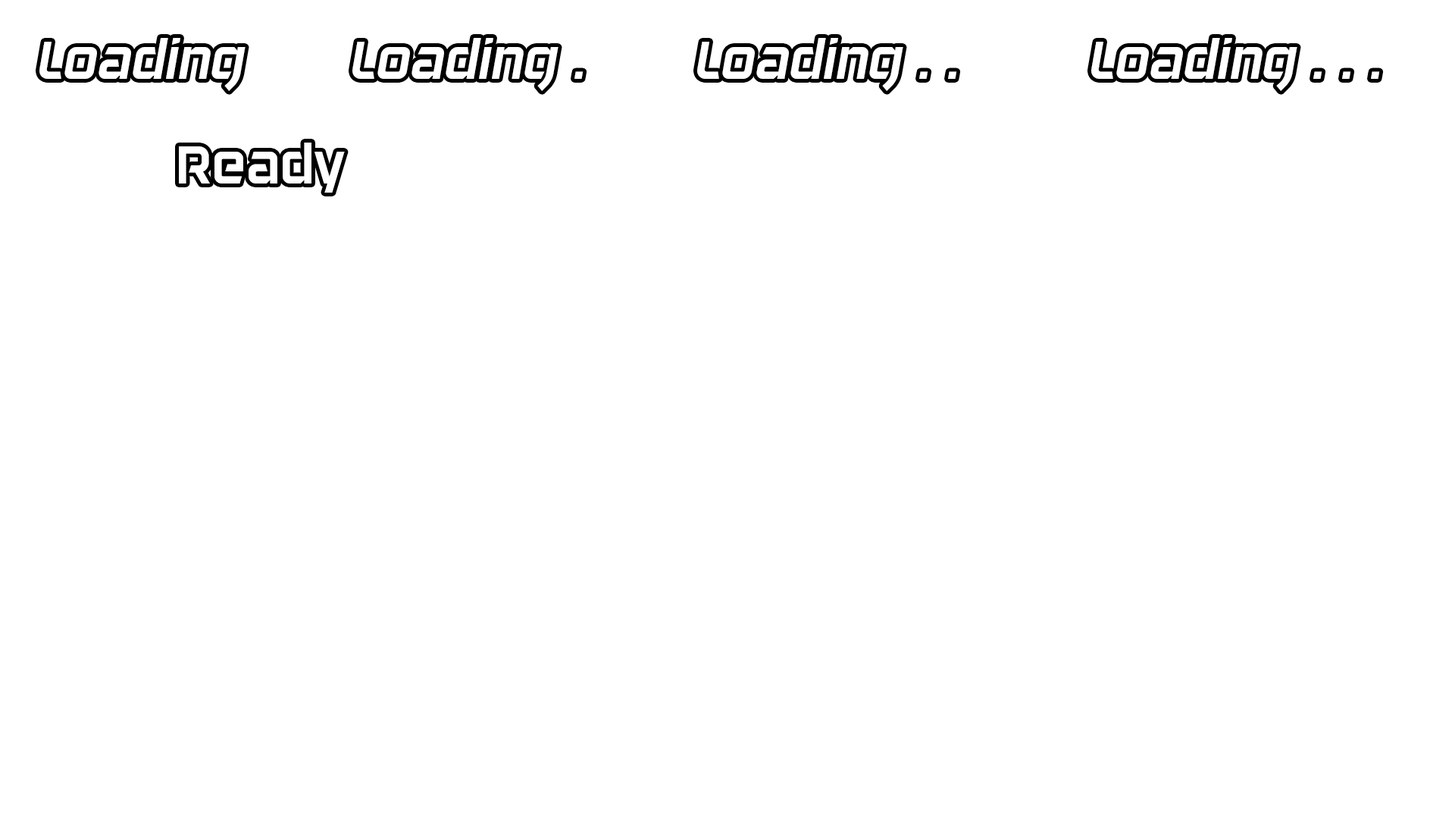
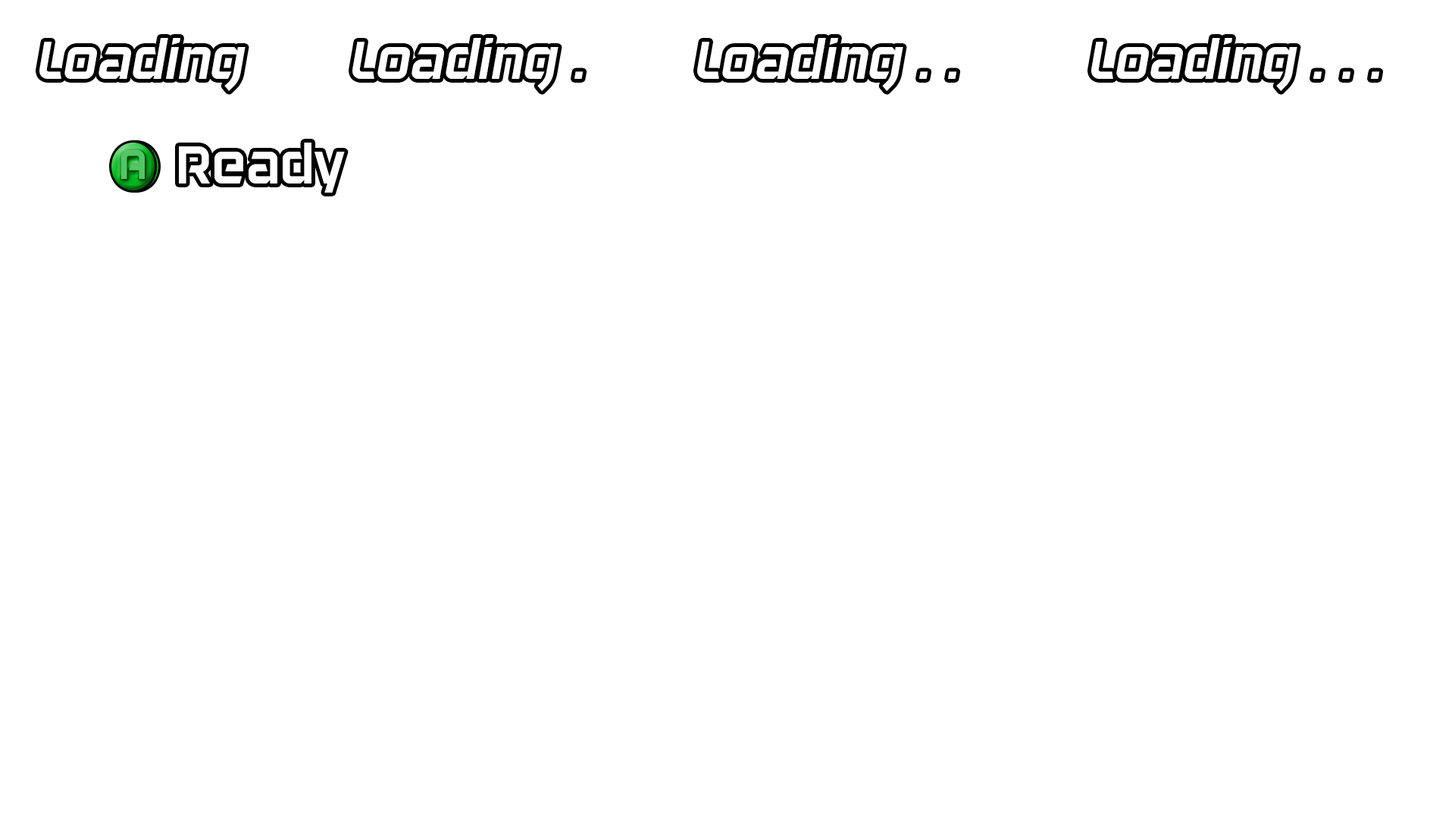
The second 1455×819 image is a revision of the first. Changes to its layers:
added layer "A" above "Ellipse 1" over [121, 150, 145, 179]
added layer "Ellipse 1" above "Ellipse 1 copy" over [111, 142, 156, 191]
added layer "Ellipse 1 copy" above "Loading . . ." over [114, 142, 159, 191]
